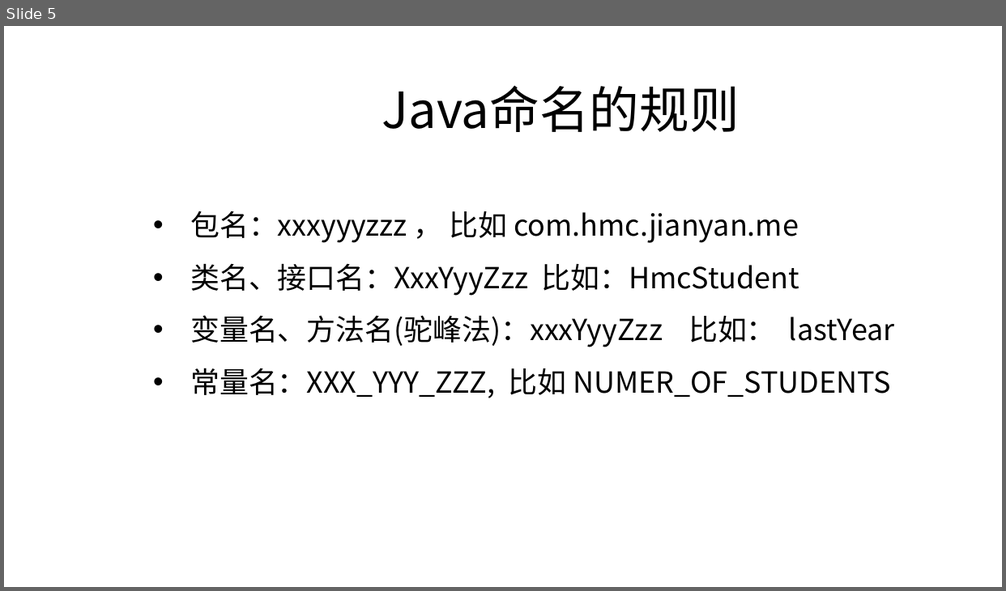
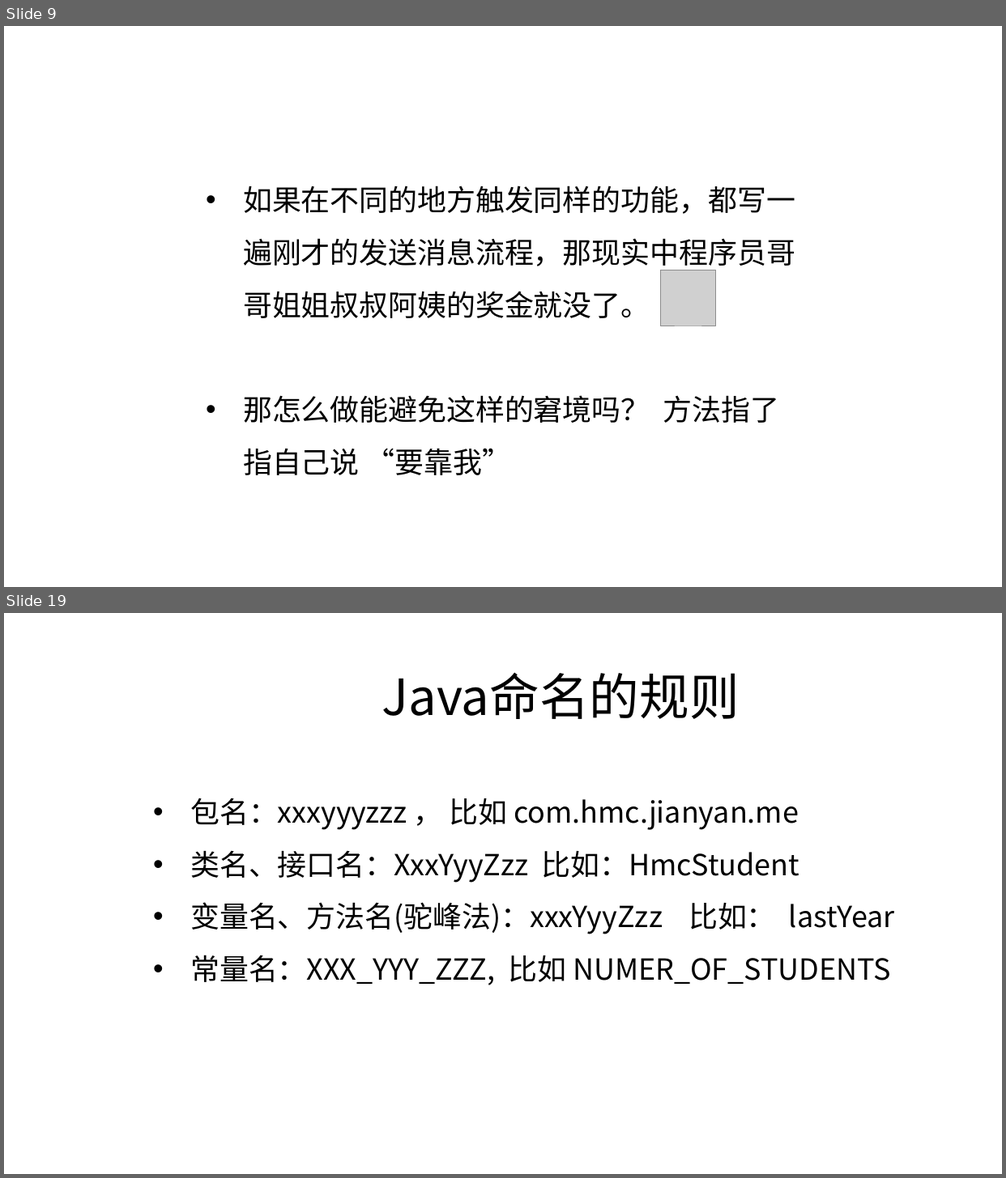
Before and after one commit to zjyesir/hmc_java_1, a slide deck: ppt/2.3 方法.pptx. Shown one above the other, each under a label of ours: slide 5 before the commit, slides 9 and 19 after it; the slides between them are not shown. The pictures are 1006x591 and 1006x1178 pixels, drawn with LibreOffice and Linux fonts; fonts in the diff are those of the drawing; grey boxes stand for pictures; background and template pictures are left out. Boxes give left, top, right and bottom in pixels: in the first picture for what was removed or moved away, otherwise in the second. Text is boxed around its words. In the diff, an @@ line names an element or a change of style, - is before the commit and + after.

```diff
--- a/ppt/2.3 方法.pptx
+++ b/ppt/2.3 方法.pptx
@@ slide 9 added at [4,26,1002,587], background picture (left out) @@
@@ text added at [243,186,795,476], 28 pt, text #000000 @@
+• 如果在不同的地方触发同样的功能，都写一遍刚才的发送消息流程，那现实中程序员哥哥姐姐叔叔阿姨的奖金就没了。
+• 那怎么做能避免这样的窘境吗？ 方法指了指自己说 “要靠我”
@@ picture added at [661,270,716,326] @@
@@ what was slide 5 is now slide 19 @@
```
Also in this commit, not shown: 3 slides changed, 14 other slides added, 1 slide removed, 1 other file.
